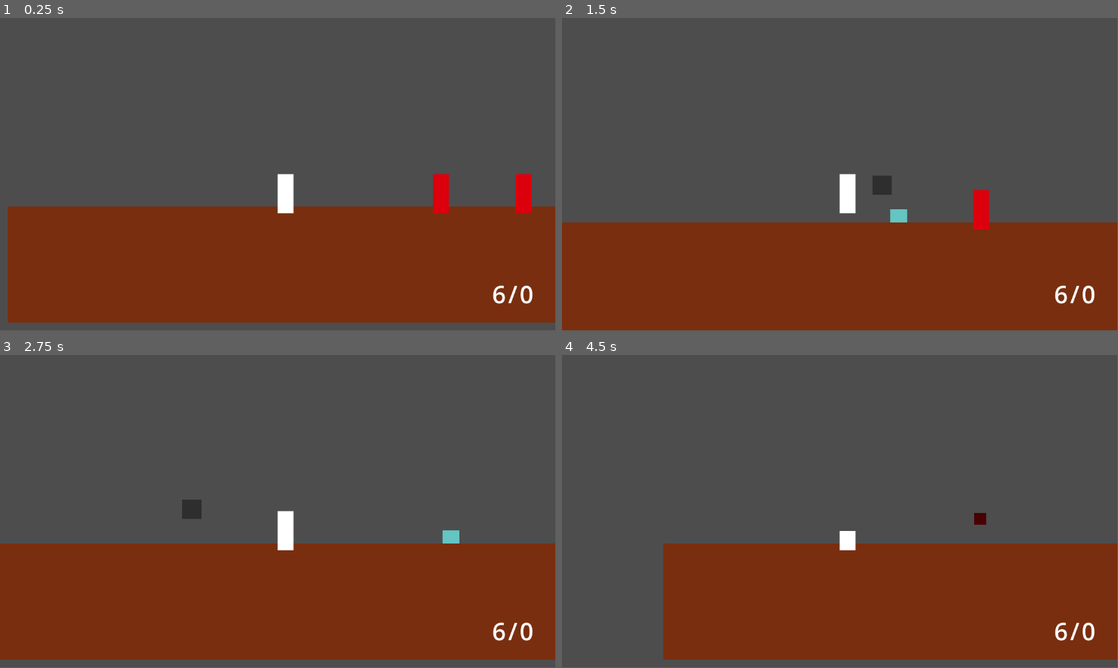
Above: before the commit, frames 1-4 (two rows, left to right).
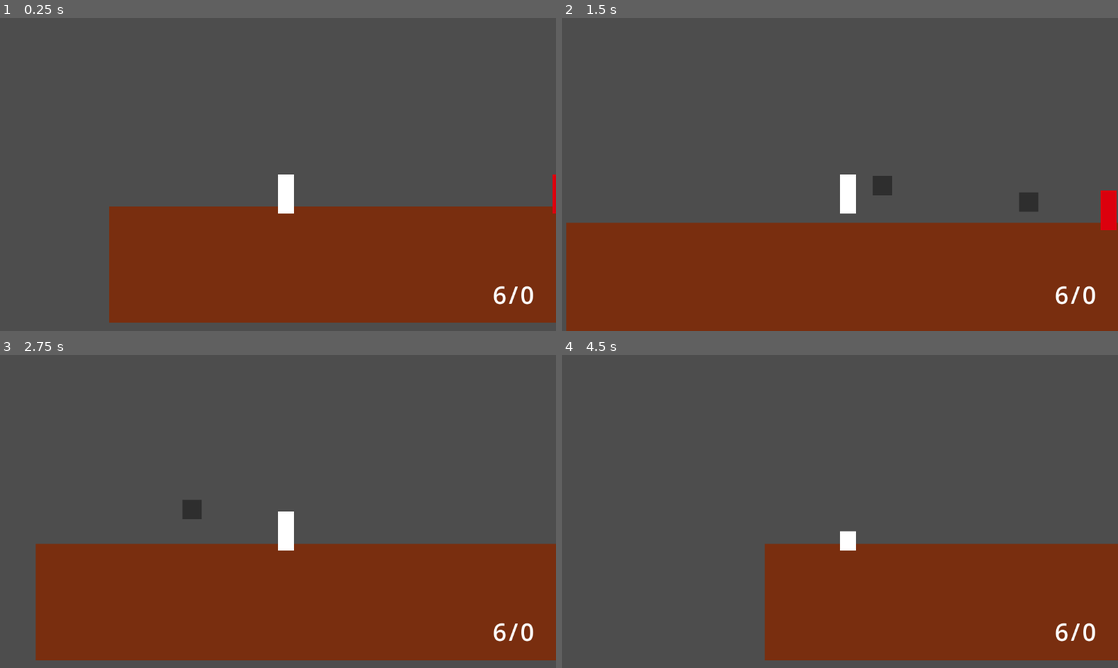
Above: after the commit, the same moments.

Repository: cauaenzo/ZeitKrieg
Game: Godot game, scene res://scenes/fase_1.tscn
Two runs of this game, one before a commit and one after it. Both use one fixed random seed, a clock stepped at 60 frames per second and the inputs below. Before the commit the project has no main scene; this scene is started directly in both runs.
Inputs (mouse positions are in pixels of both pictures, inside the frame that each line leads up to):
- Up to frame 1 (0.25 s): no input
- Up to frame 2 (1.5 s): tap Enter at 0.5 s; move the mouse to (812, 237) at 0.52 s; hold D (right) from 0.53 s (still down); tap S (agachar) at 0.6 s; tap Space (jump) at 0.77, 1.07 s; click (812, 237) at 0.8 s; move the mouse to (1006, 221) at 1.27 s; click (1006, 221) at 1.35 s
- Up to frame 3 (2.75 s): tap Space (jump) at 1.52, 1.82 s; tap Shift (run) at 1.55 s; move the mouse to (111, 464) at 2.02 s; release D (right) at 2.03 s; hold A (left) from 2.03 s (still down); hold Shift (run) from 2.03 s (still down); tap L (acelerar, bound only after the commit) at 2.3 s
- Up to frame 4 (4.5 s): move the mouse to (867, 511) at 2.77 s; release Shift (run) at 2.78 s; tap L (acelerar, bound only after the commit) at 2.85 s; tap Space (jump) at 3.02, 3.05, 3.32, 3.6, 3.77, 4.07 s; move the mouse to (756, 433) at 3.52 s; tap S (agachar) at 3.8, 4.35 s; move the mouse to (962, 495) at 4.27 s; release A (left) at 4.28 s; hold D (right) from 4.28 s (still down)
In our replay, the window is 799x449 before the commit and 800x450 after it. These sizes can differ from the game's own. Grey fills any space a smaller window leaves; there, only what the larger window draws over its background counts as a difference.

The runs differ from the first frame. In frame 1, 7.8% of the frame differs, in the area x 1-100%, y 49-98%; in frame 2, 1.8%; in frame 3, 3.1%; in frame 4, 7.4%.

Commit message:
commit alteracoes esboco
commit das alteracoes de game concept

Diff:
--- a/chracter/protagonista.tscn
+++ b/chracter/protagonista.tscn
@@ -24,6 +24,7 @@
 offset_right = 64.0
 offset_bottom = 114.0
 scale = Vector2(0.51454, 0.553632)
+metadata/_edit_use_anchors_ = true
 
 [node name="CollisionShape2D" type="CollisionShape2D" parent="."]
 position = Vector2(16.5, 40.75)
--- /dev/null
+++ b/chracter/protagotemp.tscn
@@ -0,0 +1,72 @@
+[gd_scene load_steps=6 format=3 uid="uid://b3si8pm36ie1w"]
+
+[ext_resource type="Script" path="res://script/protagotemp.gd" id="1_qo61a"]
+[ext_resource type="Script" path="res://addons/Time Rewinder/rewinder.gd" id="2_j8ym0"]
+
+[sub_resource type="RectangleShape2D" id="RectangleShape2D_v71vw"]
+size = Vector2(33, 80.5)
+
+[sub_resource type="RectangleShape2D" id="RectangleShape2D_sq45q"]
+size = Vector2(33, 40)
+
+[sub_resource type="RectangleShape2D" id="RectangleShape2D_2j33s"]
+size = Vector2(26, 24)
+
+[node name="protagotemp" type="CharacterBody2D" groups=["protagonista"]]
+script = ExtResource("1_qo61a")
+
+[node name="ColorRect" type="ColorRect" parent="."]
+offset_right = 64.0
+offset_bottom = 147.0
+scale = Vector2(0.51454, 0.553632)
+metadata/_edit_use_anchors_ = true
+
+[node name="ColorRect2" type="ColorRect" parent="."]
+offset_top = 41.0
+offset_right = 64.0
+offset_bottom = 114.0
+scale = Vector2(0.51454, 0.553632)
+metadata/_edit_use_anchors_ = true
+
+[node name="CollisionShape2D" type="CollisionShape2D" parent="."]
+position = Vector2(16.5, 40.75)
+shape = SubResource("RectangleShape2D_v71vw")
+
+[node name="CollisionShape2D2" type="CollisionShape2D" parent="."]
+position = Vector2(16.5, 61)
+shape = SubResource("RectangleShape2D_sq45q")
+
+[node name="Camera2D" type="Camera2D" parent="."]
+
+[node name="attesq" type="Area2D" parent="."]
+
+[node name="CollisionShape2D" type="CollisionShape2D" parent="attesq"]
+position = Vector2(-17, 36)
+shape = SubResource("RectangleShape2D_2j33s")
+disabled = true
+
+[node name="attdir" type="Area2D" parent="."]
+
+[node name="CollisionShape2D" type="CollisionShape2D" parent="attdir"]
+position = Vector2(51, 36)
+shape = SubResource("RectangleShape2D_2j33s")
+disabled = true
+
+[node name="tempdacel" type="Timer" parent="."]
+wait_time = 5.0
+
+[node name="attesqti" type="Timer" parent="."]
+wait_time = 0.5
+
+[node name="attdirti" type="Timer" parent="."]
+wait_time = 0.5
+
+[node name="Time Rewinder" type="Node" parent="."]
+script = ExtResource("2_j8ym0")
+rewind_duration = 5.0
+
+[connection signal="body_entered" from="attesq" to="." method="_on_attesq_body_entered"]
+[connection signal="body_entered" from="attdir" to="." method="_on_attdir_body_entered"]
+[connection signal="timeout" from="tempdacel" to="." method="_on_tempdacel_timeout"]
+[connection signal="timeout" from="attesqti" to="." method="_on_attesqti_timeout"]
+[connection signal="timeout" from="attdirti" to="." method="_on_attdirti_timeout"]
--- /dev/null
+++ b/chracter/solfracesbruto.tscn
@@ -0,0 +1,38 @@
+[gd_scene load_steps=5 format=3 uid="uid://d05yh27x1k6a2"]
+
+[ext_resource type="Script" path="res://script/solfracesbruto.gd" id="1_rb4c2"]
+
+[sub_resource type="RectangleShape2D" id="RectangleShape2D_wdkmv"]
+size = Vector2(39, 89)
+
+[sub_resource type="RectangleShape2D" id="RectangleShape2D_6rhot"]
+
+[sub_resource type="RectangleShape2D" id="RectangleShape2D_5adrw"]
+size = Vector2(447, 20)
+
+[node name="solfracesbruto" type="CharacterBody2D" groups=["inimigo"]]
+script = ExtResource("1_rb4c2")
+
+[node name="ColorRect" type="ColorRect" parent="."]
+offset_right = 39.0
+offset_bottom = 89.0
+color = Color(0.72549, 0.211765, 0, 1)
+
+[node name="CollisionShape2D" type="CollisionShape2D" parent="."]
+position = Vector2(19.5, 44.5)
+shape = SubResource("RectangleShape2D_wdkmv")
+
+[node name="lamina" type="Area2D" parent="."]
+
+[node name="CollisionShape2D" type="CollisionShape2D" parent="lamina"]
+position = Vector2(-5, 27)
+shape = SubResource("RectangleShape2D_6rhot")
+
+[node name="detector" type="Area2D" parent="."]
+
+[node name="CollisionShape2D" type="CollisionShape2D" parent="detector"]
+position = Vector2(-212.5, 28)
+shape = SubResource("RectangleShape2D_5adrw")
+
+[connection signal="body_entered" from="lamina" to="." method="_on_lamina_body_entered"]
+[connection signal="body_entered" from="detector" to="." method="_on_detector_body_entered"]
--- a/chracter/solfrances.tscn
+++ b/chracter/solfrances.tscn
@@ -7,10 +7,13 @@
 [sub_resource type="RectangleShape2D" id="RectangleShape2D_qpmsw"]
 size = Vector2(33, 80.5)
 
-[sub_resource type="RectangleShape2D" id="RectangleShape2D_2mbxm"]
-size = Vector2(367, 54)
+[sub_resource type="RectangleShape2D" id="RectangleShape2D_b67lw"]
+size = Vector2(400, 20)
 
-[node name="solfrances" type="CharacterBody2D" groups=["inimigo"]]
+[sub_resource type="RectangleShape2D" id="RectangleShape2D_kqk14"]
+size = Vector2(132, 63)
+
+[node name="CharacterBody2D" type="CharacterBody2D" groups=["inimigo"]]
 script = ExtResource("1_e7gpm")
 caixmunic = ExtResource("2_a7pmy")
 atirar = ExtResource("3_ux4nu")
@@ -28,13 +31,22 @@
 
 [node name="detector" type="Area2D" parent="."]
 
-[node name="percepcao" type="CollisionShape2D" parent="detector"]
-position = Vector2(15.5, 39)
-shape = SubResource("RectangleShape2D_2mbxm")
+[node name="CollisionShape2D" type="CollisionShape2D" parent="detector"]
+position = Vector2(-179, 30)
+shape = SubResource("RectangleShape2D_b67lw")
 
-[node name="Timertemporario" type="Timer" parent="."]
+[node name="CollisionShape2D2" type="CollisionShape2D" parent="detector"]
+position = Vector2(17, 42)
+shape = SubResource("RectangleShape2D_kqk14")
+
+[node name="temptiro" type="Timer" parent="."]
+wait_time = 1.5
+autostart = true
+
+[node name="tempmoonwalk" type="Timer" parent="."]
 wait_time = 3.0
 autostart = true
 
 [connection signal="body_entered" from="detector" to="." method="_on_detector_body_entered"]
-[connection signal="timeout" from="Timertemporario" to="." method="_on_timertemporario_timeout"]
+[connection signal="timeout" from="temptiro" to="." method="_on_temptiro_timeout"]
+[connection signal="timeout" from="tempmoonwalk" to="." method="_on_tempmoonwalk_timeout"]
--- a/project.godot
+++ b/project.godot
@@ -11,8 +11,19 @@
 [application]
 
 config/name="Zeitkrieg"
+run/main_scene="res://scenes/fase_1.tscn"
 config/features=PackedStringArray("4.3", "Forward Plus")
-config/icon="res://icon.svg"
+config/icon="res://assets/Cape.png"
+
+[display]
+
+window/size/window_width_override=1280
+window/size/window_height_override=720
+window/stretch/mode="viewport"
+
+[editor_plugins]
+
+enabled=PackedStringArray("res://addons/Time Rewinder/plugin.cfg")
 
 [global_group]
 
@@ -62,3 +73,17 @@
 "events": [Object(InputEventKey,"resource_local_to_scene":false,"resource_name":"","device":-1,"window_id":0,"alt_press …(192 unchanged characters)…
 ]
 }
+acelerar={
+"deadzone": 0.5,
+"events": [Object(InputEventKey,"resource_local_to_scene":false,"resource_name":"","device":-1,"window_id":0,"alt_pressed":false,"shift_pressed":false,"ctrl_pressed":false,"meta_pressed":false,"pressed":false,"keycode":0,"physical_keycode":76,"key_label":0,"unicode":108,"location":0,"echo":false,"script":null)
+]
+}
+voltar={
+"deadzone": 0.5,
+"events": [Object(InputEventKey,"resource_local_to_scene":false,"resource_name":"","device":-1,"window_id":0,"alt_pressed":false,"shift_pressed":false,"ctrl_pressed":false,"meta_pressed":false,"pressed":false,"keycode":0,"physical_keycode":86,"key_label":0,"unicode":118,"location":0,"echo":false,"script":null)
+]
+}
+pararotempo={
+"deadzone": 0.5,
+"events": []
+}
--- a/scenes/fase_1.tscn
+++ b/scenes/fase_1.tscn
@@ -1,13 +1,15 @@
-[gd_scene load_steps=5 format=3 uid="uid://s1hc5xvilq3x"]
+[gd_scene load_steps=6 format=3 uid="uid://s1hc5xvilq3x"]
 
 [ext_resource type="PackedScene" uid="uid://css5swjn42ufd" path="res://chracter/protagonista.tscn" id="1_5qngd"]
 [ext_resource type="PackedScene" uid="uid://d1bxr5fq3irdh" path="res://scenes/hud.tscn" id="2_4i355"]
 [ext_resource type="PackedScene" uid="uid://6ul8jrqi6es" path="res://chracter/solfrances.tscn" id="2_ipkxi"]
+[ext_resource type="PackedScene" uid="uid://d05yh27x1k6a2" path="res://chracter/solfracesbruto.tscn" id="4_u3fq6"]
 
 [sub_resource type="RectangleShape2D" id="RectangleShape2D_aautf"]
 size = Vector2(2086, 169)
 
 [node name="fase1" type="Node2D"]
+metadata/_edit_horizontal_guides_ = [460.0]
 
 [node name="ColorRect" type="ColorRect" parent="."]
 offset_left = -17.0
@@ -23,18 +25,17 @@
 shape = SubResource("RectangleShape2D_aautf")
 
 [node name="protagonista" parent="." instance=ExtResource("1_5qngd")]
-position = Vector2(543, 405)
+position = Vector2(333, 401)
 
 [node name="solfrances" parent="." instance=ExtResource("2_ipkxi")]
 position = Vector2(865, 405)
 
-[node name="solfrances2" parent="." instance=ExtResource("2_ipkxi")]
-position = Vector2(1037, 403)
-
 [node name="solfrances3" parent="." instance=ExtResource("2_ipkxi")]
 position = Vector2(1811, 404)
 
-[node name="solfrances4" parent="." instance=ExtResource("2_ipkxi")]
-position = Vector2(1347, 405)
+[node name="hud" parent="." instance=ExtResource("2_4i355")]
 
-[node name="hud" parent="." instance=ExtResource("2_4i355")]
+[node name="solfracesbruto" parent="." instance=ExtResource("4_u3fq6")]
+position = Vector2(1435, 347)
+
+[node name="AudioStreamPlayer" type="AudioStreamPlayer" parent="."]
--- /dev/null
+++ b/scenes/fase_3.tscn
@@ -0,0 +1,28 @@
+[gd_scene load_steps=4 format=3 uid="uid://bnyf7ctn1uqor"]
+
+[ext_resource type="PackedScene" uid="uid://b3si8pm36ie1w" path="res://chracter/protagotemp.tscn" id="1_sl63c"]
+[ext_resource type="PackedScene" uid="uid://6ul8jrqi6es" path="res://chracter/solfrances.tscn" id="2_qkhxd"]
+
+[sub_resource type="RectangleShape2D" id="RectangleShape2D_onkc0"]
+size = Vector2(2086, 169)
+
+[node name="fase3" type="Node2D"]
+
+[node name="ColorRect" type="ColorRect" parent="."]
+offset_left = -17.0
+offset_top = 485.0
+offset_right = 2088.0
+offset_bottom = 726.0
+color = Color(0.47451, 0.180392, 0.0588235, 1)
+
+[node name="StaticBody2D" type="StaticBody2D" parent="."]
+
+[node name="CollisionShape2D" type="CollisionShape2D" parent="StaticBody2D"]
+position = Vector2(1032, 584)
+shape = SubResource("RectangleShape2D_onkc0")
+
+[node name="protagotemp" parent="." instance=ExtResource("1_sl63c")]
+position = Vector2(512, 257)
+
+[node name="solfrances" parent="." instance=ExtResource("2_qkhxd")]
+position = Vector2(158, 359)
--- /dev/null
+++ b/script/attsoesq.gd
@@ -0,0 +1,6 @@
+extends Area2D
+
+
+
+func _on_timer_timeout() -> void:
+	queue_free()
--- a/script/protagonista.gd
+++ b/script/protagonista.gd
@@ -114,3 +114,6 @@
 	vida1 -= 25
 	if vida1 == 0:
 		queue_free()
+
+func danolam():
+	queue_free()
--- /dev/null
+++ b/script/protagotemp.gd
@@ -0,0 +1,299 @@
+#extends CharacterBody2D
+#
+#var velocidadedotempo: Vector2 = Vector2.ZERO
+#var speed: float = 600.0
+#var dir: Vector2 = Vector2.ZERO
+#var accel: float = 10.0
+#var friction: float = 8.0
+#var velocidade = 250
+#var JUMP_VELOCITY = -200.0
+#var grav = 10
+#var lado = 1
+#var vida1 = 100
+#var energia = 500
+#var countdown = 1
+#var correndo = 0
+#var abaixado = 0
+#var jaacel = 0
+#
+##Poderes de regredir no tempo
+#var replay_duration: float = 3.0
+#var rewinding: bool = false
+#var rewinding_values = {
+	#"position": [],
+	#"rotation": [],
+	#"velocity": [],
+#}
+#
+#
+#func _ready() -> void:
+	#pass
+#
+## Função de processamento de física (chamada a cada frame)
+#func _physics_process(delta: float) -> void:
+	## Gravidade - Se o personagem não está no chão, aplica gravidade
+	#if not is_on_floor():
+		#velocity.y += grav
+#
+	## Aplica o movimento com a função move_and_slide (passando a velocidade)
+	#velocidadedotempo = move_and_slide(velocity)
+#
+	## Verifica se não está fazendo o rewind
+	#if not rewinding:
+		## Verifica se o número de frames registrados atingiu o limite
+		#if replay_duration * Engine.get_physics_steps_per_second() == rewinding_values["position"].size():
+			## Remover o primeiro elemento de cada lista de replays, se houver
+			#for key in rewinding_values.keys():
+				#if rewinding_values[key].size() > 0:
+					#rewinding_values[key].remove(0)  # Em Godot 4.3, usa `remove(0)` ao invés de `pop_front()`
+#
+			## Adiciona os novos dados de posição, rotação e velocidade
+			#rewinding_values["position"].append(global_position)
+			#rewinding_values["rotation"].append(rotation)
+			#rewinding_values["velocity"].append(velocity)
+	#else:
+		## Chama a função de retroceder o tempo
+		#compute_rewind(delta)
+#
+	## Controle de pulo
+	#if Input.is_action_just_pressed("jump") and is_on_floor() and abaixado == 0:
+		#velocity.y = JUMP_VELOCITY
+#
+	## Pega a direção de movimento com base no input do usuário
+	#var direction := Input.get_axis("left", "right")
+	#
+	## Se houver input de direção
+	#if direction:
+		#if is_on_floor():
+			#if Input.is_action_pressed("run"):
+				#velocity.x = direction * velocidade * 1.5  # Acelera se estiver correndo
+			#else:
+				#velocity.x = direction * velocidade  # Velocidade normal
+		#else:
+			#velocity.x = abs(velocity.x) * direction  # Mantém a direção mesmo no ar
+	#else:
+		## Se não houver input, desacelera o personagem
+		#if is_on_floor():
+			#velocity.x = move_toward(velocity.x, 0, velocidade)  # Desacelera quando não estiver se movendo
+#
+	## Aplica o movimento com a função move_and_slide
+	#move_and_slide(velocity)
+#
+#
+	#if Input.is_action_pressed("left"):
+		##$macacocinza1.flip_h = false
+		#lado = -1
+		##$macacocinza1.play("walk")
+		#
+	#if Input.is_action_pressed("right"):
+		##$macacocinza1.flip_h = true
+		#lado = 1
+		##$macacocinza1.play("walk")
+	#
+	##if Input.is_action_just_pressed("ataque") and municao > 0:
+		##var bala = tiro.instantiate()
+		##
+	#
+	#if Input.is_action_just_pressed("ataque") and abaixado == 0:
+		#pass
+		#
+		#
+	#if Input.is_action_just_pressed("agachar") and jaacel == 0:
+		#if abaixado == 0:
+			#abaixado = 1
+			#$ColorRect.hide()
+			#$CollisionShape2D.disabled = true
+			#velocidade = 125
+	#
+	#if Input.is_action_just_pressed("jump") and jaacel == 0:
+		#if abaixado == 1:
+			#abaixado = 0
+			#$ColorRect.show()
+			#$CollisionShape2D.disabled = false
+			#velocidade = 250
+			#
+	#if Input.is_action_just_pressed("acelerar") and energia >= 200 and jaacel == 0 and abaixado == 0:
+		#jaacel = 1
+		#velocidade = 750
+		#$tempdacel.start()
+		#
+	#if Input.is_action_just_pressed("ataque") and lado == -1:
+		#$attesq/CollisionShape2D.disabled = false
+		#$attesqti.start()
+		#
+	#if Input.is_action_just_pressed("ataque") and lado == 1:
+		#$attdir/CollisionShape2D.disabled = false
+		#$attdirti.start()
+#
+#func danolev():
+	#vida1 -= 25
+	#if vida1 == 0:
+		#queue_free()
+#
+#func _on_tempdacel_timeout() -> void:
+	#jaacel = 0
+	#velocidade = 250
+#
+#func _on_attesq_body_entered(body: Node2D) -> void:
+	#if body.has_method("inibaleado"):
+		#body.inibaleado()
+#
+#func _on_attdir_body_entered(body: Node2D) -> void:
+	#if body.has_method("inibaleado"):
+		#body.inibaleado()
+#
+#func _on_attesqti_timeout() -> void:
+	#$attesq/CollisionShape2D.disabled = true
+#
+#func _on_attdirti_timeout() -> void:
+	#$attdir/CollisionShape2D.disabled = true
+
+extends CharacterBody2D
+
+var velocidadedotempo: Vector2 = Vector2.ZERO
+var dir: Vector2 = Vector2.ZERO
+var accel: float = 10.0
+var friction: float = 8.0
+var velocidade = 250
+var JUMP_VELOCITY = -200.0
+var grav = 10
+var lado = 1
+var vida1 = 100
+var energia = 500
+var countdown = 1
+var correndo = 0
+var abaixado = 0
+var jaacel = 0
+
+# Poderes de regredir no tempo
+var replay_duration: float = 3.0
+var rewinding: bool = false
+var rewinding_values = {
+	"position": [],
+	"rotation": [],
+	"velocity": [],
+}
+
+# Função de inicialização
+func _ready() -> void:
+	pass
+
+# Função de processamento de física (chamada a cada frame)
+func _physics_process(delta: float) -> void:
+	# Aplicar gravidade se o personagem não estiver no chão
+	if not is_on_floor():
+		velocity.y += grav
+
+	# Em Godot 4.3, move_and_slide() não recebe argumentos diretamente,
+	# então você deve usar a função corretamente para `CharacterBody2D`.
+	# Não atribuímos o resultado a uma variável, pois move_and_slide já aplica o movimento.
+	move_and_slide()
+
+	# Verifica se não está fazendo o rewind
+	#if not rewinding:
+		# Verifica se o número de frames registrados atingiu o limite
+		#if replay_duration * Engine.physics_fps == rewinding_values["position"].size():  # Usando Engine.physics_fps
+			# Remover o primeiro elemento de cada lista de replays, se houver
+			#for key in rewinding_values.keys():
+				#if rewinding_values[key].size() > 0:
+					#rewinding_values[key].remove(0)  # Substitui `pop_front()` por `remove(0)` em Godot 4.3
+
+			# Adiciona os novos dados de posição, rotação e velocidade
+			#rewinding_values["position"].append(global_position)
+			#rewinding_values["rotation"].append(rotation)
+			#rewinding_values["velocity"].append(velocity)
+	#else:
+		# Chama a função de retroceder o tempo (defina ou remova esta função)
+		# compute_rewind(delta) não está definida no seu código. Crie-a ou remova a linha.
+		#pass  # Remova esta linha ou substitua por uma implementação real de "rewind".
+
+	# Controle de pulo
+	if Input.is_action_just_pressed("jump") and is_on_floor() and abaixado == 0:
+		velocity.y = JUMP_VELOCITY
+
+	# Pega a direção de movimento com base no input do usuário
+	var direction := Input.get_axis("left", "right")
+
+	# Se houver input de direção
+	if direction:
+		if is_on_floor():
+			if Input.is_action_pressed("run"):
+				velocity.x = direction * velocidade * 1.5  # Acelera se estiver correndo
+			else:
+				velocity.x = direction * velocidade  # Velocidade normal
+		else:
+			velocity.x = abs(velocity.x) * direction  # Mantém a direção mesmo no ar
+	else:
+		# Se não houver input, desacelera o personagem
+		if is_on_floor():
+			velocity.x = move_toward(velocity.x, 0, velocidade)  # Desacelera quando não estiver se movendo
+
+	# Aplica o movimento com a função move_and_slide (sem argumentos)
+	move_and_slide()
+
+	# Controle de direção (lado do personagem)
+	if Input.is_action_pressed("left"):
+		lado = -1
+		#$macacocinza1.flip_h = false
+		#$macacocinza1.play("walk")
+
+	if Input.is_action_pressed("right"):
+		lado = 1
+		#$macacocinza1.flip_h = true
+		#$macacocinza1.play("walk")
+
+	# Controle de agachar
+	if Input.is_action_just_pressed("agachar") and jaacel == 0:
+		if abaixado == 0:
+			abaixado = 1
+			$ColorRect.hide()
+			$CollisionShape2D.disabled = true
+			velocidade = 125
+
+	if Input.is_action_just_pressed("jump") and jaacel == 0:
+		if abaixado == 1:
+			abaixado = 0
+			$ColorRect.show()
+			$CollisionShape2D.disabled = false
+			velocidade = 250
+
+	# Controle de aceleração
+	if Input.is_action_just_pressed("acelerar") and energia >= 200 and jaacel == 0 and abaixado == 0:
+		jaacel = 1
+		velocidade = 750
+		$tempdacel.start()
+
+	# Controle de ataque
+	if Input.is_action_just_pressed("ataque"):
+		if lado == -1:
+			$attesq/CollisionShape2D.disabled = false
+			$attesqti.start()
+		else:
+			$attdir/CollisionShape2D.disabled = false
+			$attdirti.start()
+
+func danolev():
+	vida1 -= 25
+	if vida1 <= 0:
+		queue_free()
+
+# Funções para o controle de aceleração
+func _on_tempdacel_timeout() -> void:
+	jaacel = 0
+	velocidade = 250
+
+# Função para o controle de colisões de ataque
+func _on_attesq_body_entered(body: Node2D) -> void:
+	if body.has_method("inibaleado"):
+		body.inibaleado()
+
+func _on_attdir_body_entered(body: Node2D) -> void:
+	if body.has_method("inibaleado"):
+		body.inibaleado()
+
+# Funções para o controle de animações de ataque
+func _on_attesqti_timeout() -> void:
+	$attesq/CollisionShape2D.disabled = true
+
+func _on_attdirti_timeout() -> void:
+	$attdir/CollisionShape2D.disabled = true
--- /dev/null
+++ b/script/solfracesbruto.gd
@@ -0,0 +1,35 @@
+extends CharacterBody2D
+
+#@export var velocidade: float = 100  # Velocidade de perseguição
+#var protagonista: Node = null  # Para armazenar o protagonista
+#@onready var area_de_deteccao: Area2D = $Area2D/detector
+var morreu = 0
+var velocidade = -300
+var vida = 100
+var avanco = 0
+
+
+func _physics_process(delta: float) -> void:
+	if not is_on_floor():
+		velocity += get_gravity() * delta
+
+	if avanco == 1:
+		velocity.x = velocidade
+
+	move_and_slide()
+
+func inibaleado():
+	vida -= 25
+	if vida == 0:
+		queue_free()
+	else:
+		pass
+
+func _on_detector_body_entered(body: Node2D) -> void:
+	if body.is_in_group("protagonista"):
+		avanco = 1
+
+
+func _on_lamina_body_entered(body: Node2D) -> void:
+	if body.has_method("danolam"):
+		body.danolam()
--- a/script/solfrances.gd
+++ b/script/solfrances.gd
@@ -3,13 +3,26 @@
 #@export var velocidade: float = 100  # Velocidade de perseguição
 #var protagonista: Node = null  # Para armazenar o protagonista
 #@onready var area_de_deteccao: Area2D = $Area2D/detector
-
 @export var caixmunic:PackedScene
+@onready var protagonista = "res://chracter/protagonista.tscn"
 @export var atirar:PackedScene
 var morreu = 0
+var speed = 150
+var dpers = 50
+var primeirotiro = 1
+var direction = 1
+
+func _ready() -> void:
+	$temptiro.stop()
 
 func _physics_process(delta: float) -> void:
-	# Add the gravity.
+	if direction == 1 and primeirotiro == 1:
+		position.x += speed * delta
+		$detector/CollisionShape2D.position.x = 100
+	else:
+		position.x -= speed * delta
+		$detector/CollisionShape2D.position.x = -100
+
 	if not is_on_floor():
 		velocity += get_gravity() * delta
 
@@ -27,10 +40,24 @@
 	else:
 		pass
 
+func _on_detector_body_entered(body: Node2D) -> void:
+		if body.is_in_group("protagonista"):
+			$temptiro.start()
+			if primeirotiro == 1:
+				_on_tiroinimigo()
+				primeirotiro = 0
+				speed = 75
 
-func _on_timertemporario_timeout() -> void:
+func _on_temptiro_timeout() -> void:
+	_on_tiroinimigo()
+
+func _on_tiroinimigo() -> void:
 	var atiro = atirar.instantiate()
 	atiro.position.x = position.x+4
 	atiro.position.y = position.y+4
 	atiro.z_index = -1
 	get_tree().current_scene.add_child(atiro)
+
+
+func _on_tempmoonwalk_timeout() -> void:
+	direction *= -1
Not shown, added: addons/Time Rewinder/TimeRewinder.gd
Binary file added: addons/Time Rewinder/TimeRewinder.png
Not shown, added: addons/Time Rewinder/TimeRewinder.png.import
Not shown, added: addons/Time Rewinder/plugin.cfg
Not shown, added: addons/Time Rewinder/rewind_property.gd
Not shown, added: addons/Time Rewinder/rewinder.gd
Not shown, added: addons/Time Rewinder/rewinder.tscn
Not shown, added: assets/Cape.png.import
Not shown: 1 places in chracter/solfrances.tscn that only renumber resources
Not shown, added: addons/Time Rewinder/.gitattributes
